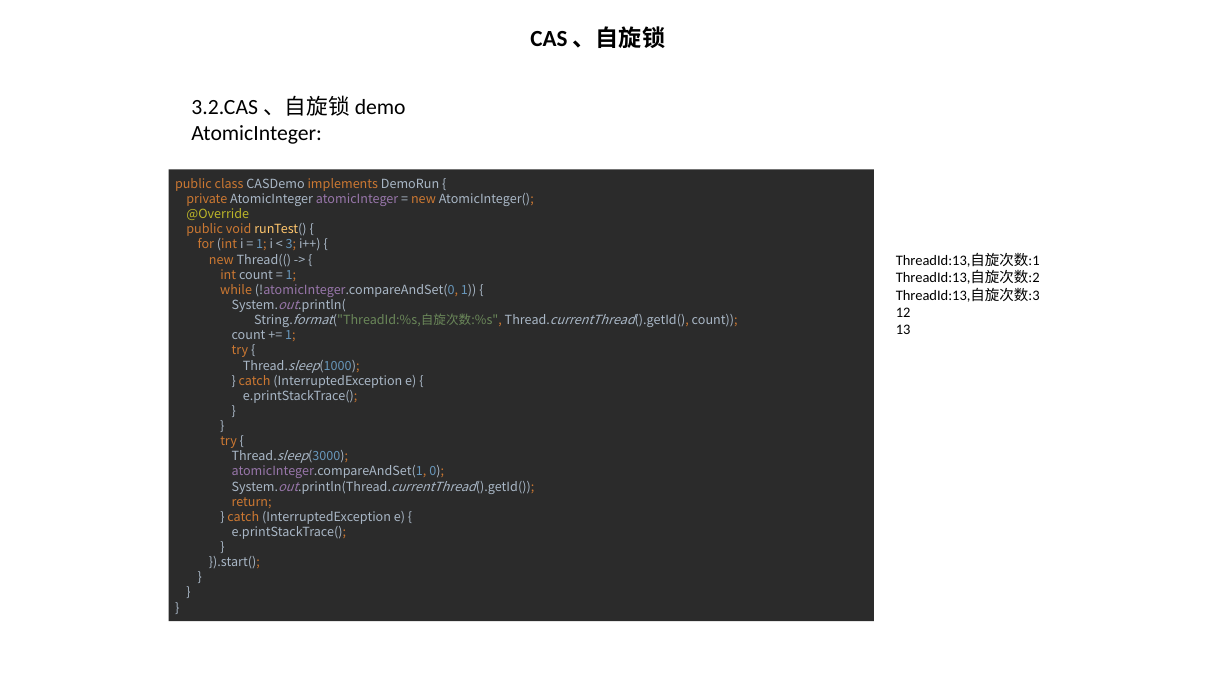
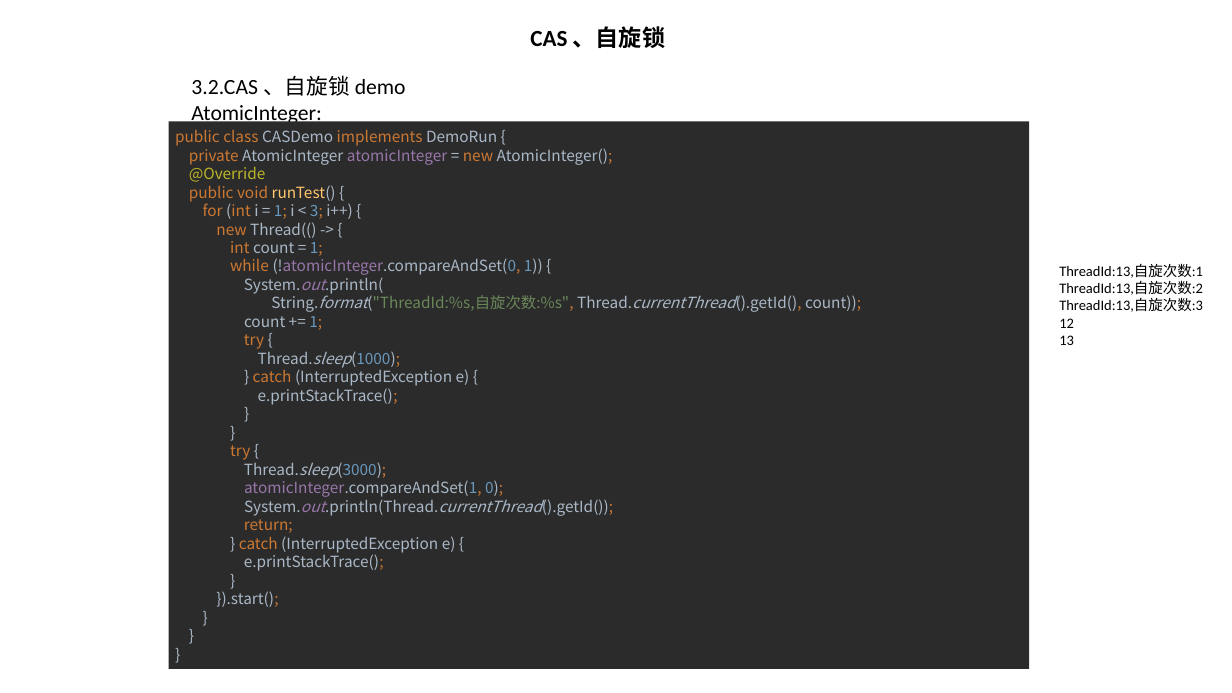
Before and after one commit to huangshumei/concurrentDemo, a slide deck: slide 27 of doc/concurrency-冯建.pptx (slide 28 before the commit). Drawn at 1232x693 pixels with LibreOffice and Linux fonts; fonts in the diff are those of the drawing. Boxes give left, top, right and bottom in pixels: in the first picture for what was removed or moved away, otherwise in the second. Text is boxed around its words. In the diff, an @@ line names an element or a change of style, - is before the commit and + after.

```diff
--- a/doc/concurrency-冯建.pptx
+++ b/doc/concurrency-冯建.pptx
@@ text "3.2.CAS 、自旋锁 demo AtomicInteger:": place and size @@
-text "3.2.CAS 、自旋锁 demo AtomicInteger:" at (191,95,406,144)
+text "3.2.CAS 、自旋锁 demo AtomicInteger:" at (191,75,406,125)
@@ rectangle "public class CASDemo implements DemoRun ...": place and size @@
-rectangle "public class CASDemo implements DemoRun ..." at (168,169,873,621)
+rectangle "public class CASDemo implements DemoRun ..." at (168,121,1029,669)
@@ rectangle "public class CASDemo implements DemoRun ..." at (168,121,1029,669): size 9.8 to 12 pt @@
@@ text "ThreadId:13,自旋次数:1": place and size @@
-text "ThreadId:13,自旋次数:1" at (896,253,1040,334)
+text "ThreadId:13,自旋次数:1" at (1059,263,1203,345)
```
Also in this commit, not shown: 9 other slides changed, 2 slides removed.
